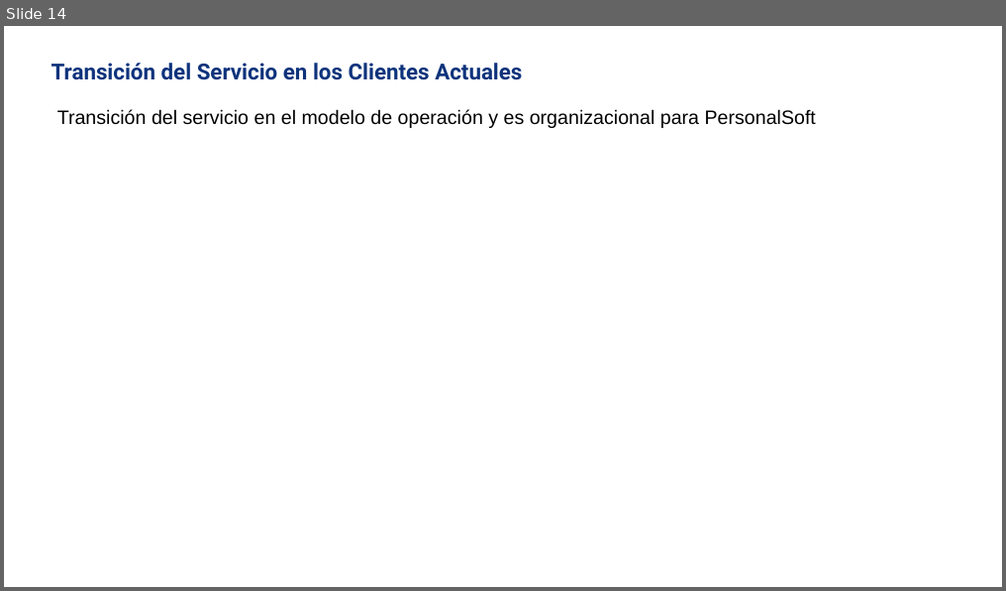
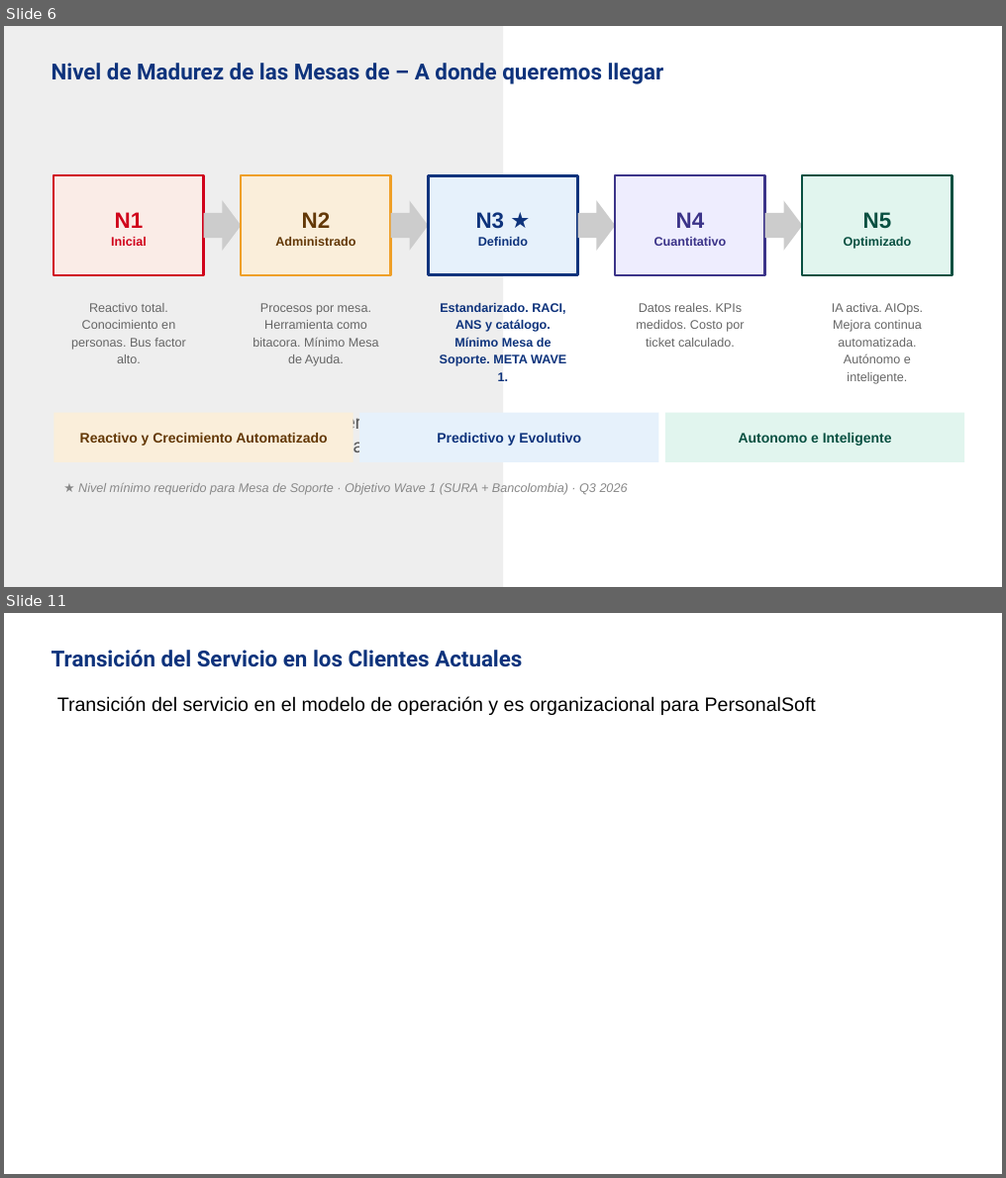
Before and after one commit to nataliazarthapersonalsoft/mesadeservicio-modernizacionaplicaciones, a slide deck: 04-planning/roadmaps/Mesa de Servicio Roadmap Julio.pptx. Shown one above the other, each under a label of ours: slide 14 before the commit, slides 6 and 11 after it; the slides between them are not shown. The pictures are 1006x591 and 1006x1178 pixels, drawn with LibreOffice and Linux fonts; fonts in the diff are those of the drawing; background and template pictures are left out. Boxes give left, top, right and bottom in pixels: in the first picture for what was removed or moved away, otherwise in the second. Text is boxed around its words. In the diff, an @@ line names an element or a change of style, - is before the commit and + after.

```diff
--- a/04-planning/roadmaps/Mesa de Servicio Roadmap Julio.pptx
+++ b/04-planning/roadmaps/Mesa de Servicio Roadmap Julio.pptx
@@ slide 6 added at [4,26,1002,587], background #FFFFFF @@
@@ rectangle added at [4,26,503,586], fill #EEEEEE @@
@@ title added at [52,63,664,84], 16 pt, text #0E337C, bold @@
+Nivel de Madurez de las Mesas de – A donde queremos llegar
@@ rectangle added at [54,175,204,275], fill #FAECE7, outline #D0021B 1.5 pt, 9 pt, text #D0021B, bold @@
+N1
+Inicial
@@ right arrow added at [204,200,242,251], fill #CCCCCC @@
@@ rectangle added at [242,175,391,275], fill #FAEEDA, outline #EF9F27 1.5 pt, 9 pt, text #633806, bold @@
+N2
+Administrado
@@ right arrow added at [391,200,429,251], fill #CCCCCC @@
@@ rectangle added at [428,175,578,275], fill #E6F1FB, outline #0E337C 2.25 pt, 9 pt, text #0E337C, bold @@
+N3 ★
+Definido
@@ right arrow added at [578,200,616,251], fill #CCCCCC @@
@@ rectangle added at [615,175,764,275], fill #EEEDFE, outline #3C3489 1.5 pt, 9 pt, text #3C3489, bold @@
+N4
+Cuantitativo
@@ right arrow added at [764,200,802,251], fill #CCCCCC @@
@@ rectangle added at [802,175,952,275], fill #E1F5EE, outline #085041 1.5 pt, 9 pt, text #085041, bold @@
+N5
+Optimizado
@@ text added at [71,303,186,364], 9 pt, text #666666 @@
+Reactivo total. Conocimiento en personas. Bus factor alto.
@@ text added at [252,303,379,367], 9 pt, text #666666 @@
+Procesos por mesa. Herramienta como bitacora. Mínimo Mesa de Ayuda.
@@ text added at [440,303,566,381], 9 pt, text #0E337C, bold @@
+Estandarizado. RACI, ANS y catálogo. Mínimo Mesa de Soporte. META WAVE 1.
@@ text added at [636,303,744,347], 9 pt, text #666666 @@
+Datos reales. KPIs medidos. Costo por ticket calculado.
@@ text added at [832,303,924,384], 9 pt, text #666666 @@
+IA activa. AIOps. Mejora continua automatizada. Autónomo e inteligente.
@@ subtitle added at [78,409,423,453], 14 pt, text #595959 @@
+ITIL v5 · Escala N0 a N5 · 4 dimensiones · 17 practicas evaluadas
@@ rectangle added at [54,413,353,464], fill #FAEEDA, 10 pt, text #633806, bold @@
+Reactivo y Crecimiento Automatizado
@@ rectangle added at [359,413,658,464], fill #E6F1FB, 10 pt, text #0E337C, bold @@
+Predictivo y Evolutivo
@@ rectangle added at [664,413,964,464], fill #E1F5EE, 10 pt, text #085041, bold @@
+Autonomo e Inteligente
@@ text added at [78,483,628,495], 9 pt, text #888888, italic @@
+★ Nivel mínimo requerido para Mesa de Soporte · Objetivo Wave 1 (SURA + Bancolombia) · Q3 2026
@@ what was slide 14 is now slide 11 @@
```
Also in this commit, not shown: 4 slides changed, 3 other slides added, 7 slides removed.
